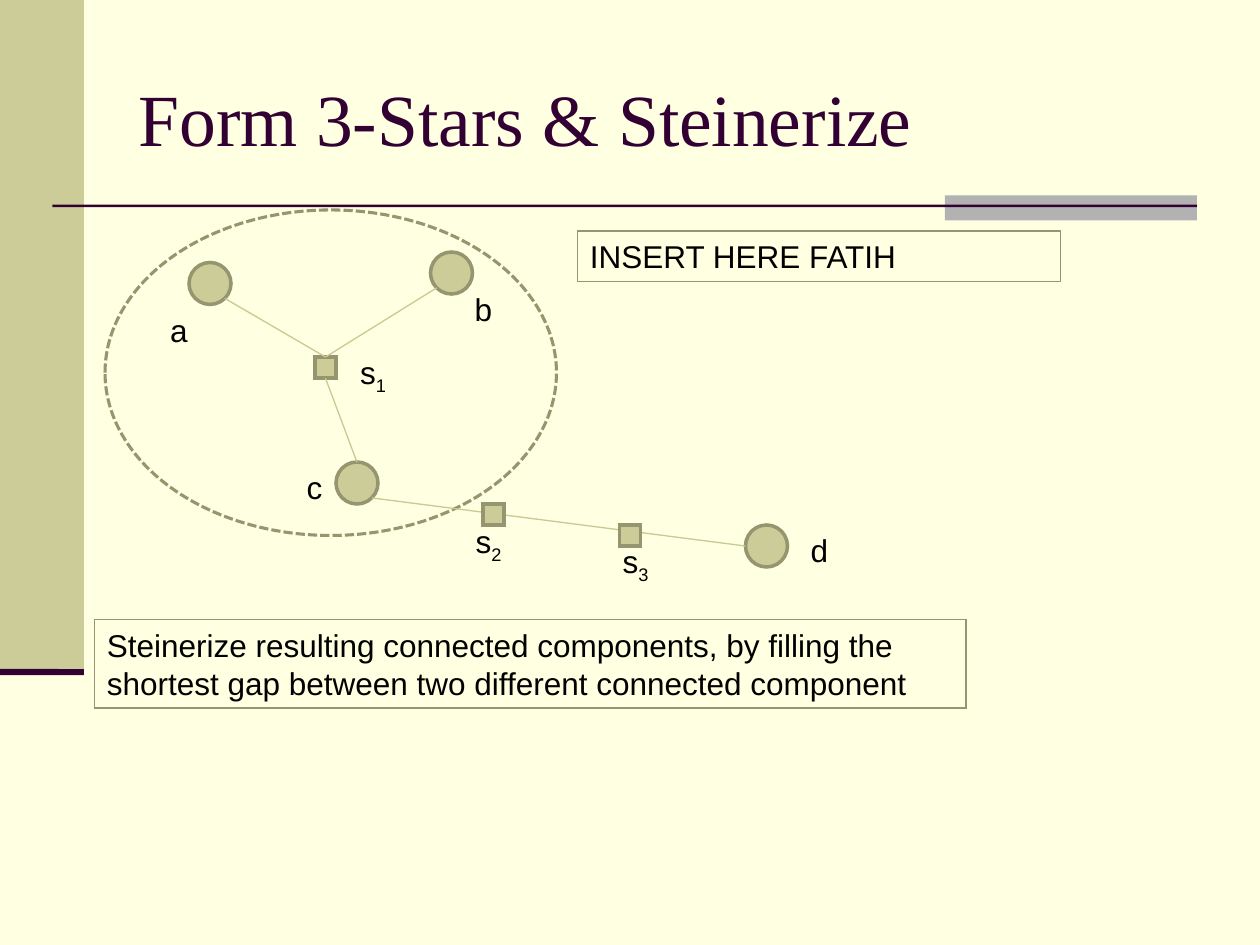
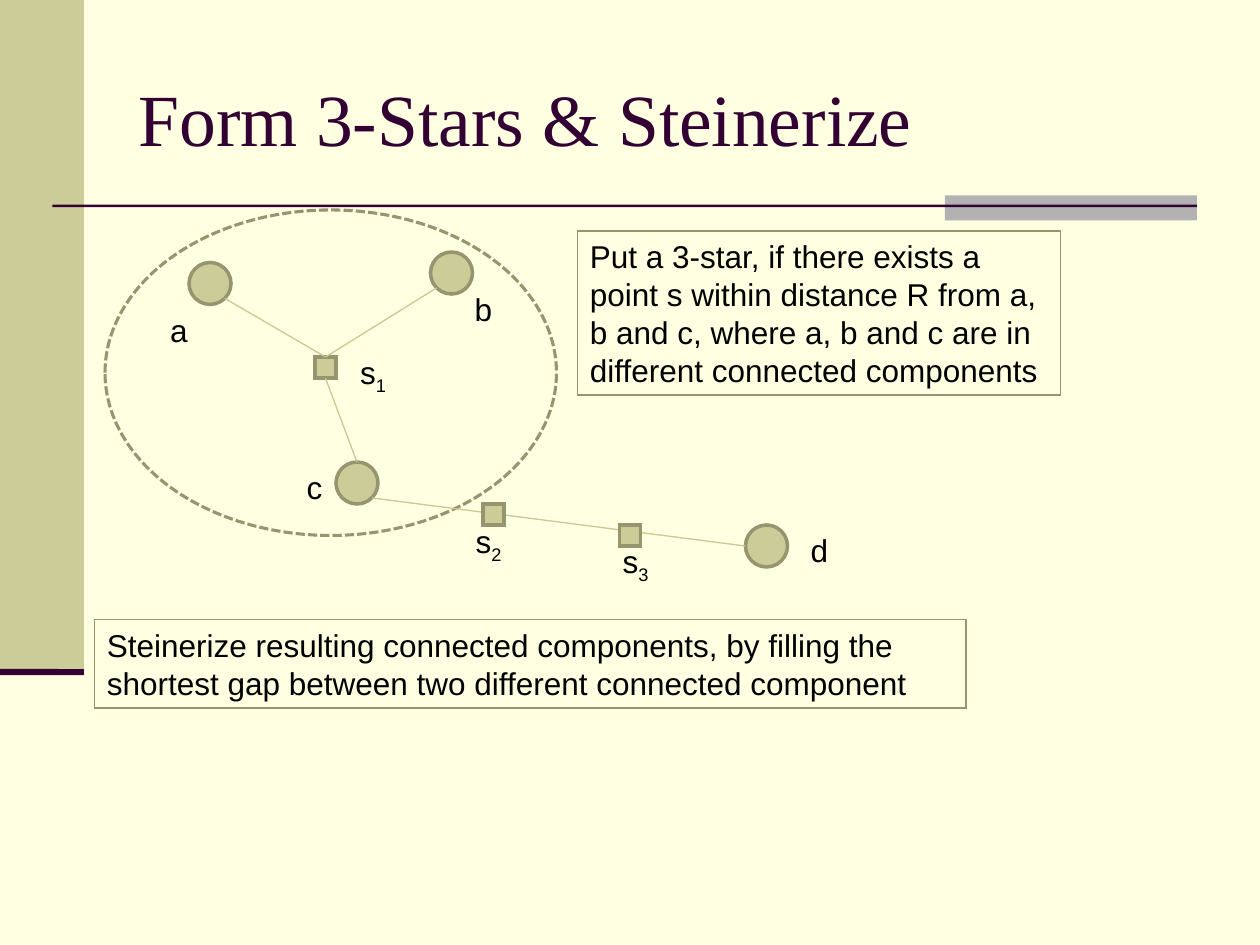
Before and after one commit to feltenberger/cmsc-641-fsmt, a slide deck: slide 9 of Paper/Presentation/Fair, Energy-aware Connectivity in Wireless Sensor Networks.ppt. Drawn at 1260x945 pixels with LibreOffice and Linux fonts; fonts in the diff are those of the drawing. Boxes give left, top, right and bottom in pixels: in the first picture for what was removed or moved away, otherwise in the second. Text is boxed around its words. In the diff, an @@ line names an element or a change of style, - is before the commit and + after.

```diff
--- a/Paper/Presentation/Fair, Energy-aware Connectivity in Wireless Sensor Networks.ppt
+++ b/Paper/Presentation/Fair, Energy-aware Connectivity in Wireless Sensor Networks.ppt
@@ rectangle removed at (577,231,1060,281) @@
-INSERT HERE FATIH
@@ rectangle added at (577,231,1060,394), outline #95956F 0.74 pt, 18 pt, text #000000 @@
+Put a 3-star, if there exists a point s within distance R from a, b and c, where a, b and c are in different connected components
```
Also in this commit, not shown: 2 other slides changed.
